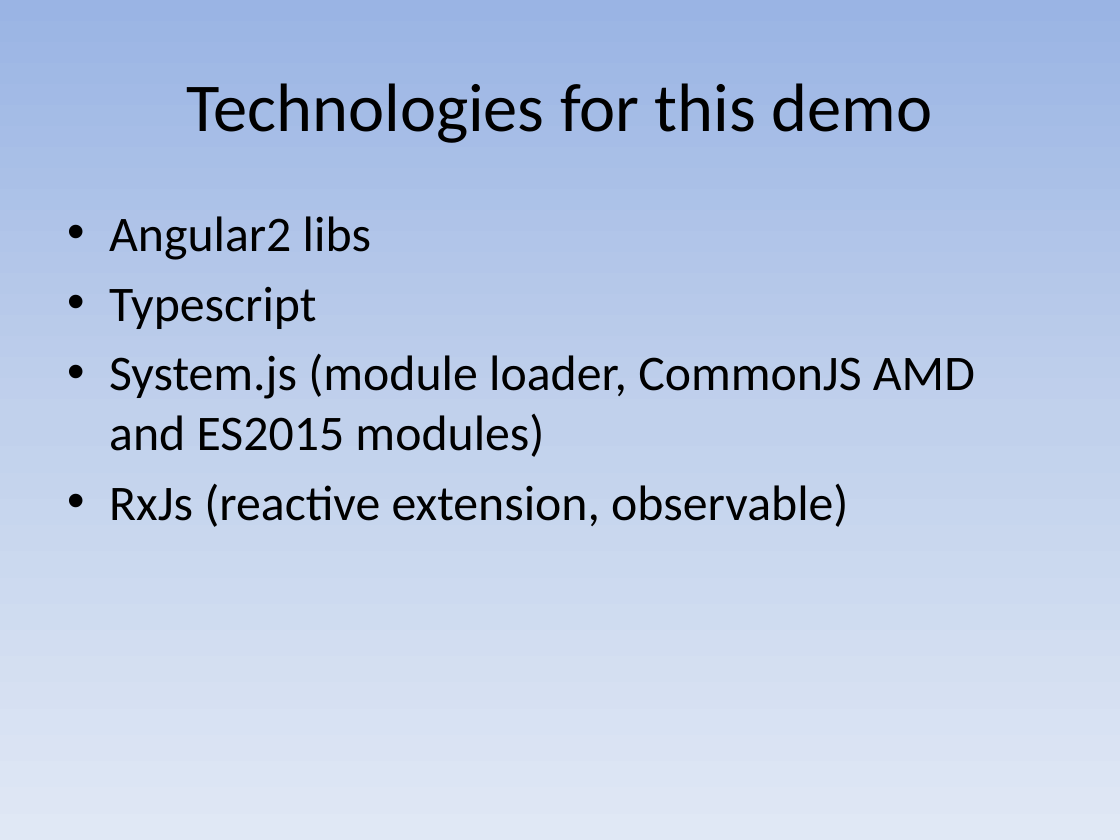
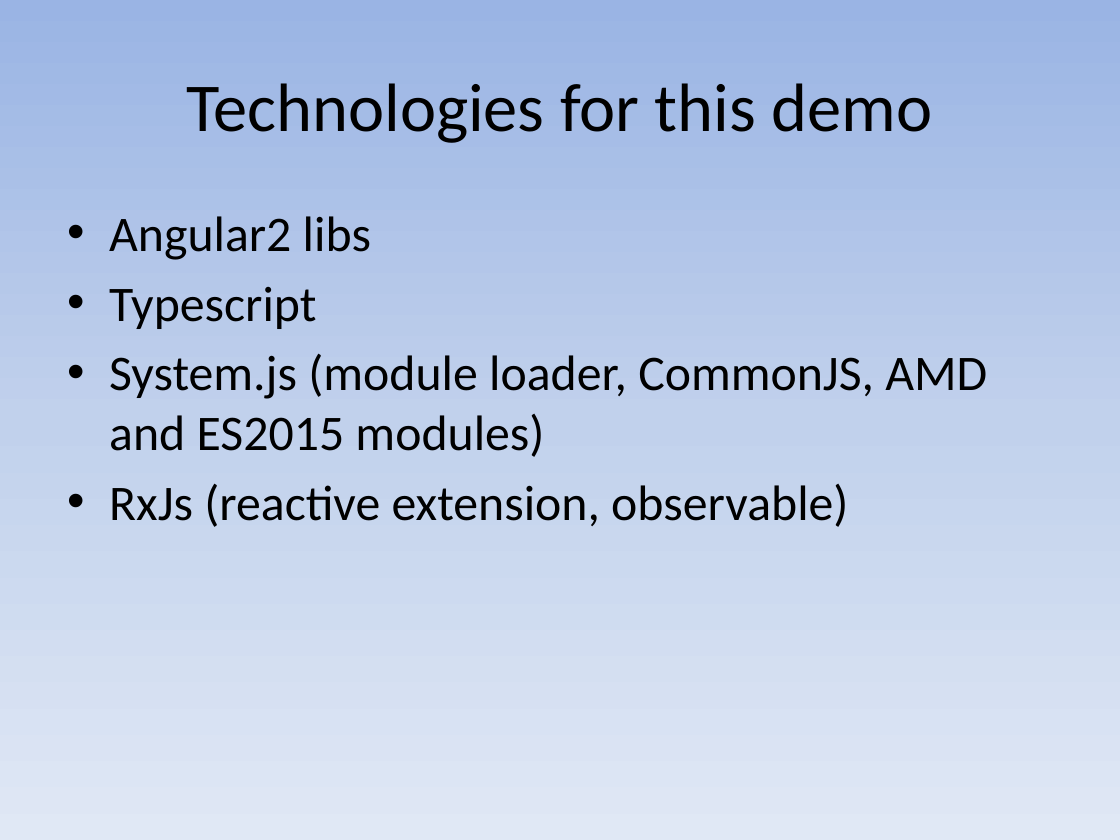
Before and after one commit to mayuanyang/HelloAngular2, a slide deck: slide 5 of angular2.pptx. Drawn at 1120x840 pixels with LibreOffice and Linux fonts; fonts in the diff are those of the drawing. Boxes give left, top, right and bottom in pixels: in the first picture for what was removed or moved away, otherwise in the second. Text is boxed around its words. In the diff, an @@ line names an element or a change of style, - is before the commit and + after.

```diff
--- a/angular2.pptx
+++ b/angular2.pptx
@@ text at (109,353,987,457): text changed @@
-• System.js (module loader, CommonJS AMD and ES2015 modules)
+• System.js (module loader, CommonJS, AMD and ES2015 modules)
```
Also in this commit, not shown: 4 other slides changed, 2 slides added, 7 other files.
